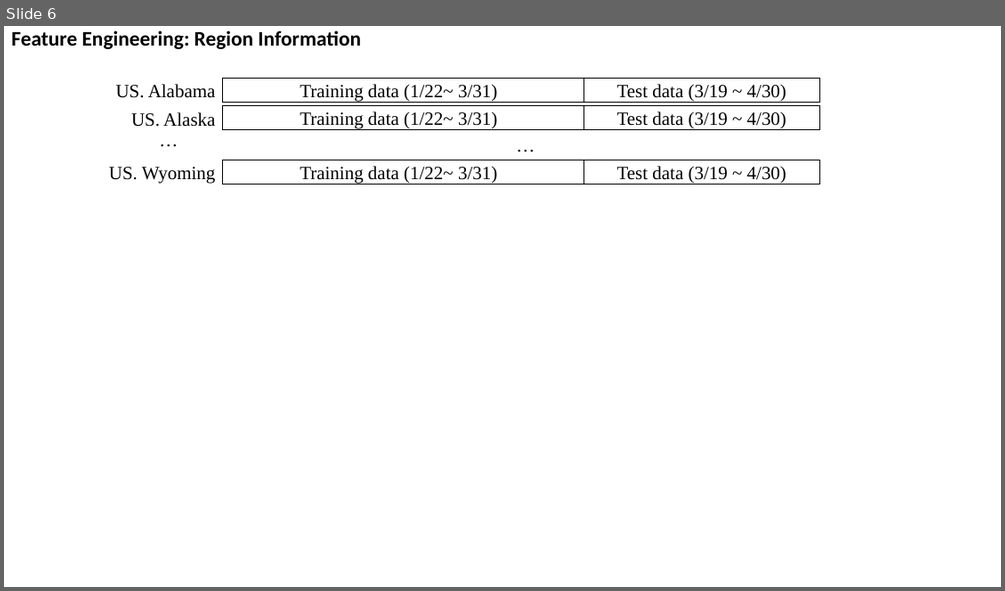
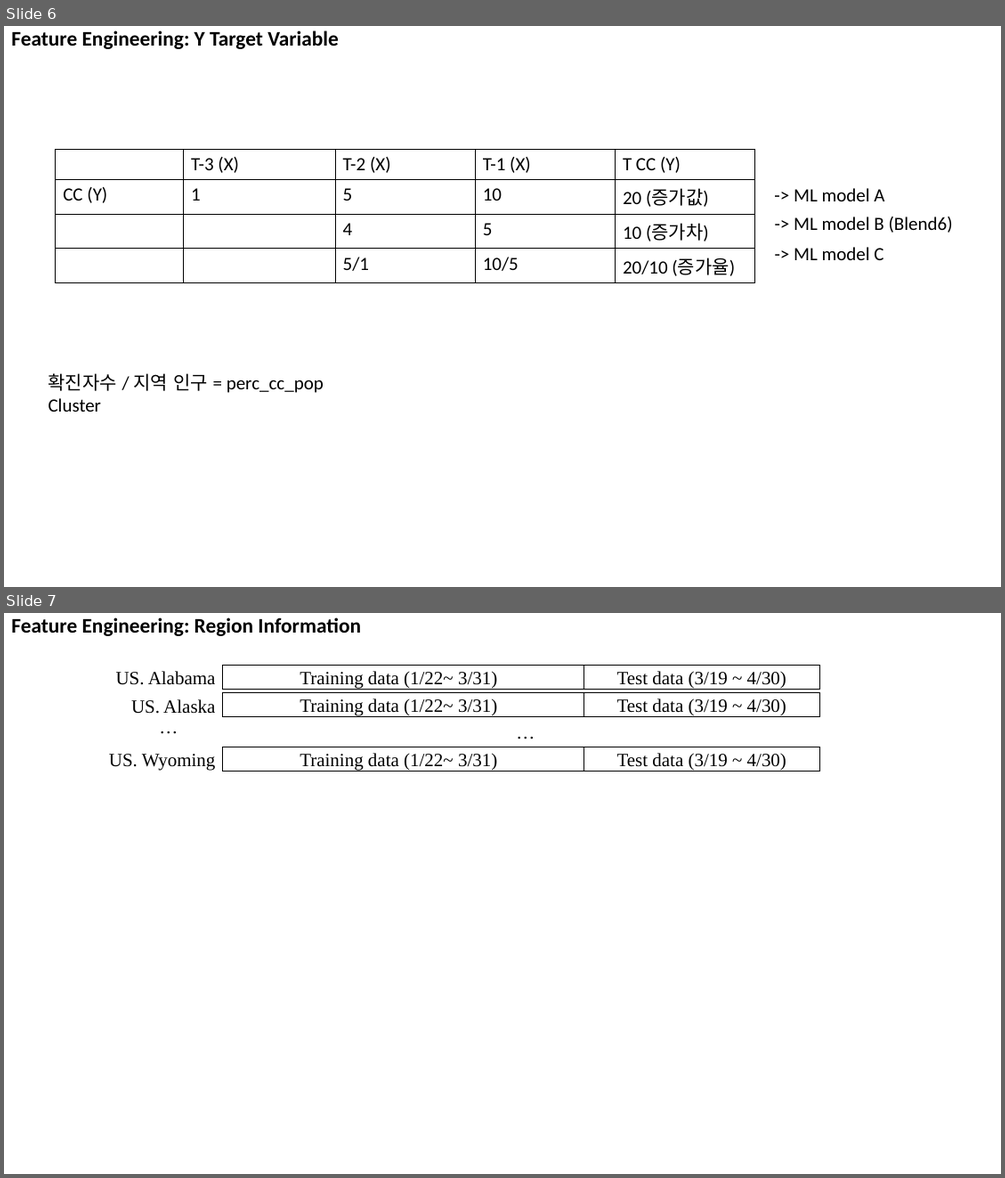
Before and after one commit to pcyoung75/GlobalForecasting, a slide deck: doc/Paper Images.pptx. Shown one above the other, each under a label of ours: slide 6 before the commit, slides 6 and 7 after it. The pictures are 1005x591 and 1005x1178 pixels, drawn with LibreOffice and Linux fonts; fonts in the diff are those of the drawing. Boxes give left, top, right and bottom in pixels: in the first picture for what was removed or moved away, otherwise in the second. Text is boxed around its words. In the diff, an @@ line names an element or a change of style, - is before the commit and + after.

```diff
--- a/doc/Paper Images.pptx
+++ b/doc/Paper Images.pptx
@@ slide 6 added at bbox=[4, 26, 1001, 587], background #FFFFFF @@
@@ title added at bbox=[11, 30, 339, 49], 20 pt, text #000000, bold @@
+Feature Engineering: Y Target Variable
@@ table added at bbox=[56, 150, 755, 280], 4 rows, 5 columns @@
+ | T-3 (X) | T-2 (X) | T-1 (X) | T CC (Y)
+CC (Y) | 1 | 5 | 10 | 20 (증가값)
+ |  | 4 | 5 | 10 (증가차)
+ |  | 5/1 | 10/5 | 20/10 (증가율)
@@ text added at bbox=[793, 188, 884, 201], 18 pt, text #000000 @@
+-> ML model A
@@ text added at bbox=[793, 216, 953, 232], 18 pt, text #000000 @@
+-> ML model B (Blend6)
@@ text added at bbox=[793, 247, 883, 260], 18 pt, text #000000 @@
+-> ML model C
@@ text added at bbox=[48, 373, 324, 411], 18 pt, text #000000 @@
+확진자수 / 지역 인구 = perc_cc_pop
+Cluster
@@ what was slide 6 is now slide 7 @@
```
Also in this commit, not shown: 4 slides changed, 19 other slides added, 12 slides removed, 44 other files.
